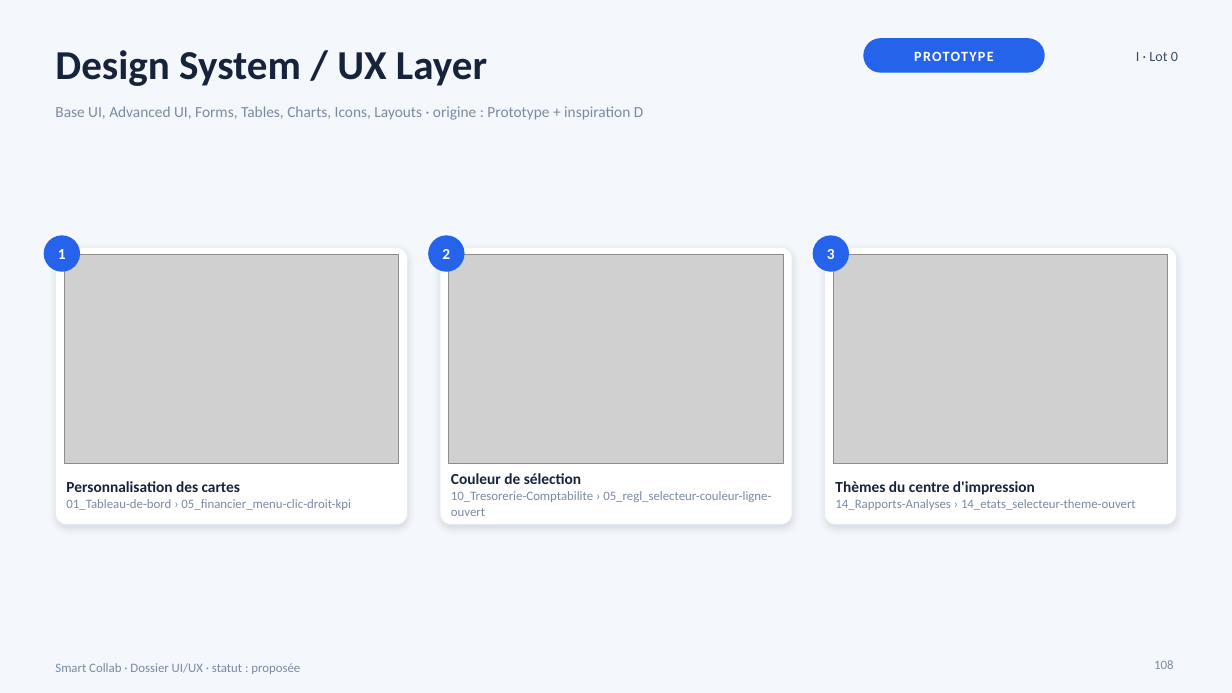
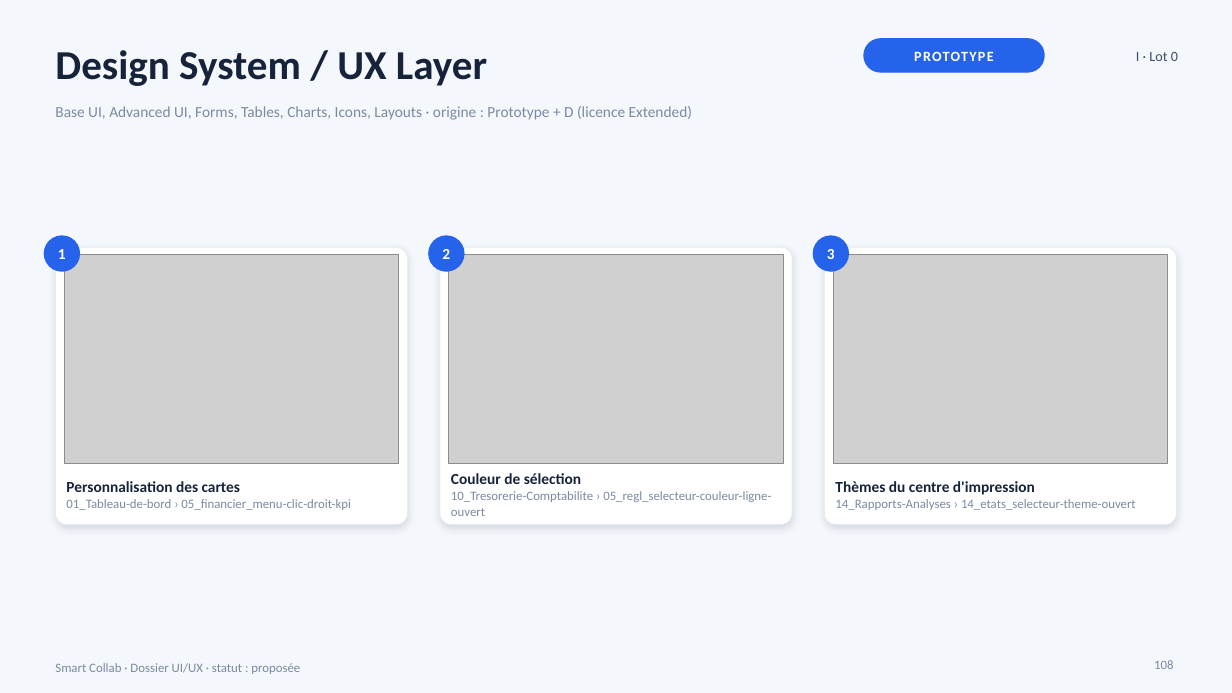
Before and after one commit to Sydney854/smart-collab, a slide deck: slide 108 of 05_UI_UX/DOSSIER_UI_UX_MODULES.pptx. Drawn at 1232x693 pixels with LibreOffice and Linux fonts; fonts in the diff are those of the drawing; grey boxes stand for pictures. Boxes give left, top, right and bottom in pixels: in the first picture for what was removed or moved away, otherwise in the second. Text is boxed around its words. In the diff, an @@ line names an element or a change of style, - is before the commit and + after.

```diff
--- a/05_UI_UX/DOSSIER_UI_UX_MODULES.pptx
+++ b/05_UI_UX/DOSSIER_UI_UX_MODULES.pptx
@@ text at bbox=[55, 106, 692, 120]: text changed @@
-Base UI, Advanced UI, Forms, Tables, Charts, Icons, Layouts · origine : Prototype + inspiration D
+Base UI, Advanced UI, Forms, Tables, Charts, Icons, Layouts · origine : Prototype + D (licence Extended)
```
Also in this commit, not shown: 37 other slides changed, 15 other files.
